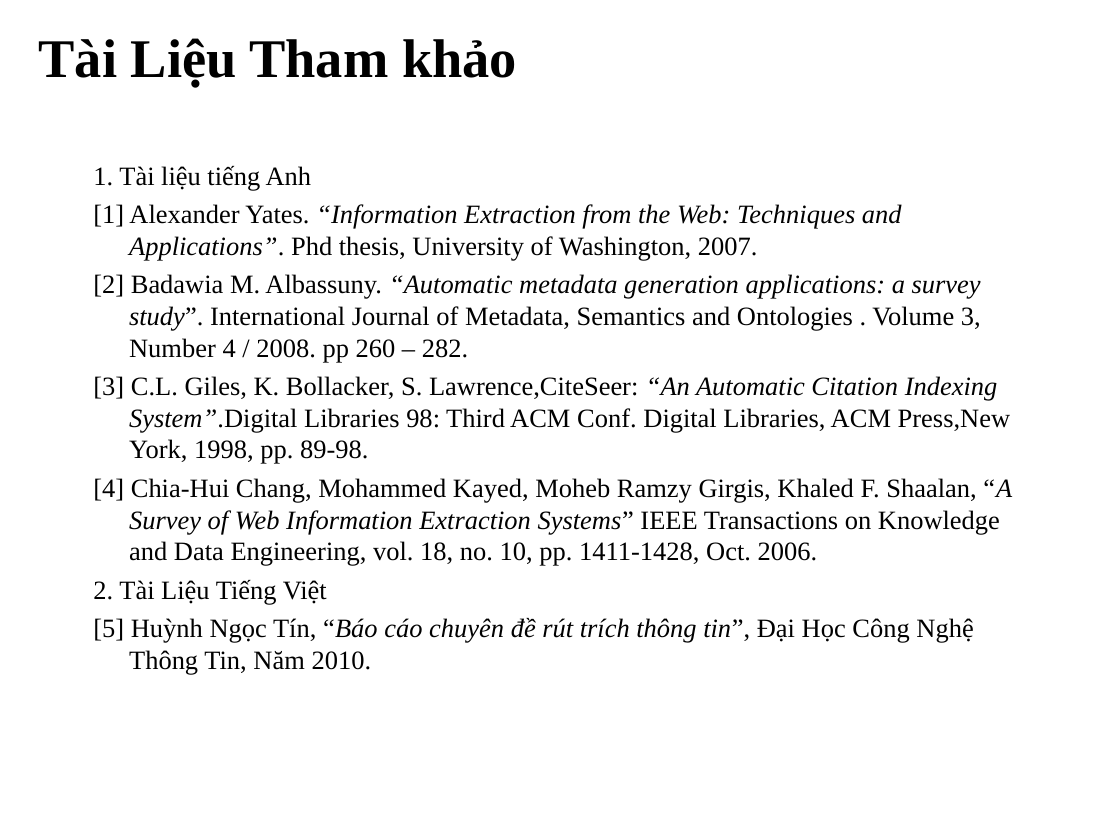
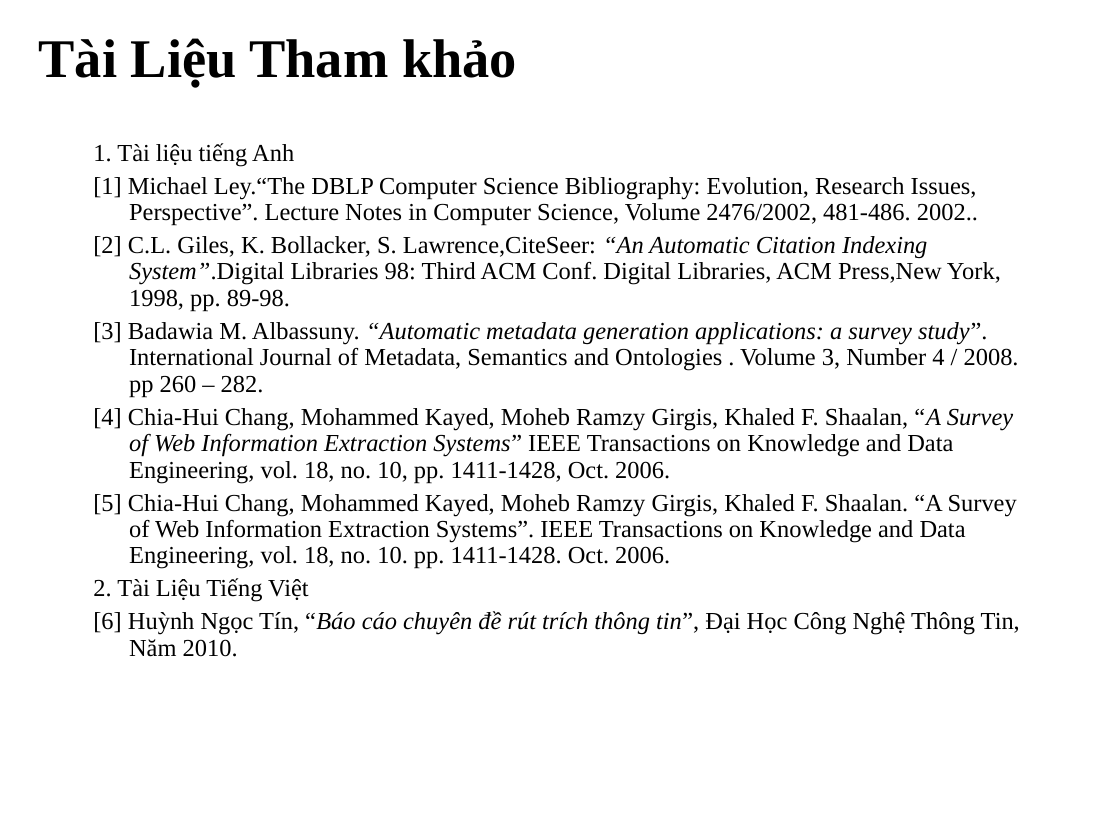
Before and after one commit to tiendv/detaitotnghiep, a slide deck: slide 15 of Report/Slide Baove/Final_slide.ppt (slide 14 before the commit). Drawn at 1120x840 pixels with LibreOffice and Linux fonts; fonts in the diff are those of the drawing; background and template pictures are left out. Boxes give left, top, right and bottom in pixels: in the first picture for what was removed or moved away, otherwise in the second. Text is boxed around its words. In the diff, an @@ line names an element or a change of style, - is before the commit and + after.

```diff
--- a/Report/Slide Baove/Final_slide.ppt
+++ b/Report/Slide Baove/Final_slide.ppt
@@ text at (x1=93, y1=143, x2=1013, y2=602): size 17 to 15.7 pt in "1. Tài liệu tiếng Anh", "[4] Chia-Hui Chang, Mohammed Kayed, Moheb Ramzy ...", "2. Tài Liệu Tiếng Việt"; line spacing 1 to 0.9 @@
@@ text "1. Tài liệu tiếng Anh" moved from (x1=93, y1=166, x2=1012, y2=675) to (x1=93, y1=143, x2=1020, y2=657) @@
@@ text at (x1=93, y1=177, x2=1019, y2=397): text changed; size 17 to 15.7 pt @@
-[1] Alexander Yates. “Information Extraction from the Web: Techniques and Applications”. Phd thesis, University of Washington, 2007.
-[2] Badawia M. Albassuny. “Automatic metadata generation applications: a survey study”. International Journal of Metadata, Semantics and Ontologies . Volume 3, Number 4 / 2008. pp 260 – 282.
-[3] C.L. Giles, K. Bollacker, S. Lawrence,CiteSeer: “An Automatic Citation Indexing System”.Digital Libraries 98: Third ACM Conf. Digital Libraries, ACM Press,New York, 1998, pp. 89-98.
+[1] Michael Ley.“The DBLP Computer Science Bibliography: Evolution, Research Issues, Perspective”. Lecture Notes in Computer Science, Volume 2476/2002, 481-486. 2002..
+[2] C.L. Giles, K. Bollacker, S. Lawrence,CiteSeer: “An Automatic Citation Indexing System”.Digital Libraries 98: Third ACM Conf. Digital Libraries, ACM Press,New York, 1998, pp. 89-98.
+[3] Badawia M. Albassuny. “Automatic metadata generation applications: a survey study”. International Journal of Metadata, Semantics and Ontologies . Volume 3, Number 4 / 2008. pp 260 – 282.
@@ text at (x1=93, y1=494, x2=1017, y2=569): paragraph added @@
+[5] Chia-Hui Chang, Mohammed Kayed, Moheb Ramzy Girgis, Khaled F. Shaalan. “A Survey of Web Information Extraction Systems”. IEEE Transactions on Knowledge and Data Engineering, vol. 18, no. 10. pp. 1411-1428. Oct. 2006.
@@ text at (x1=93, y1=611, x2=1020, y2=657): text changed; size 17 to 15.7 pt @@
-[5] Huỳnh Ngọc Tín, “Báo cáo chuyên đề rút trích thông tin”, Đại Học Công Nghệ Thông Tin, Năm 2010.
+[6] Huỳnh Ngọc Tín, “Báo cáo chuyên đề rút trích thông tin”, Đại Học Công Nghệ Thông Tin, Năm 2010.
```
Also in this commit, not shown: 11 other slides changed, 1 slide added.
